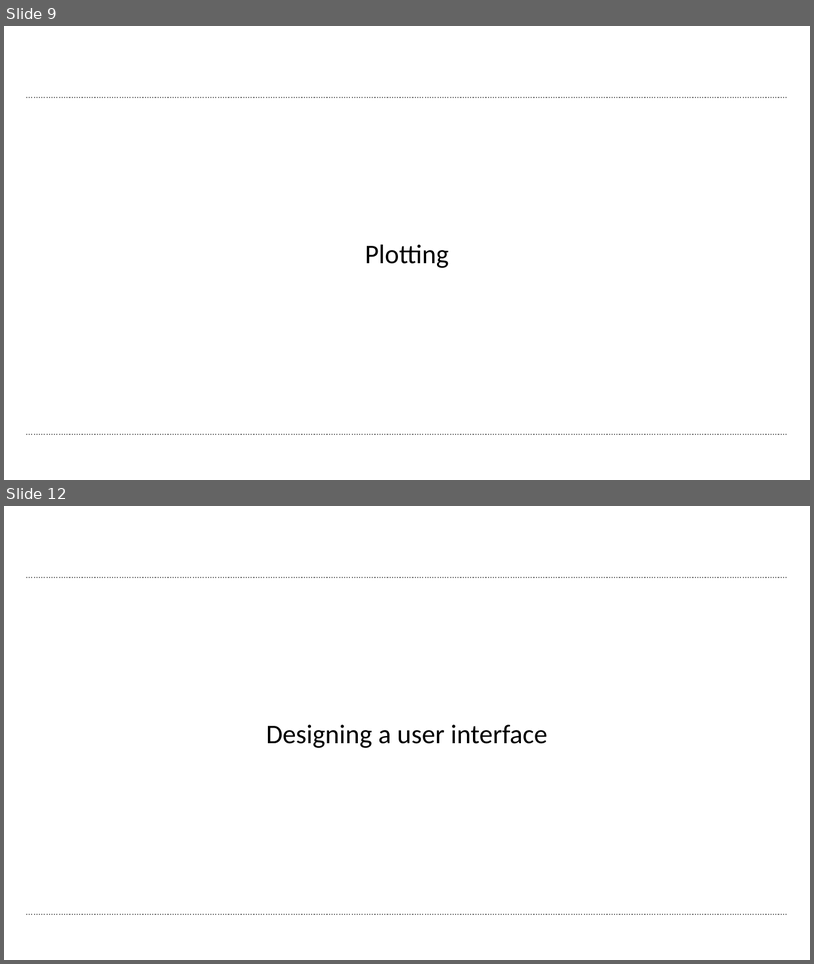
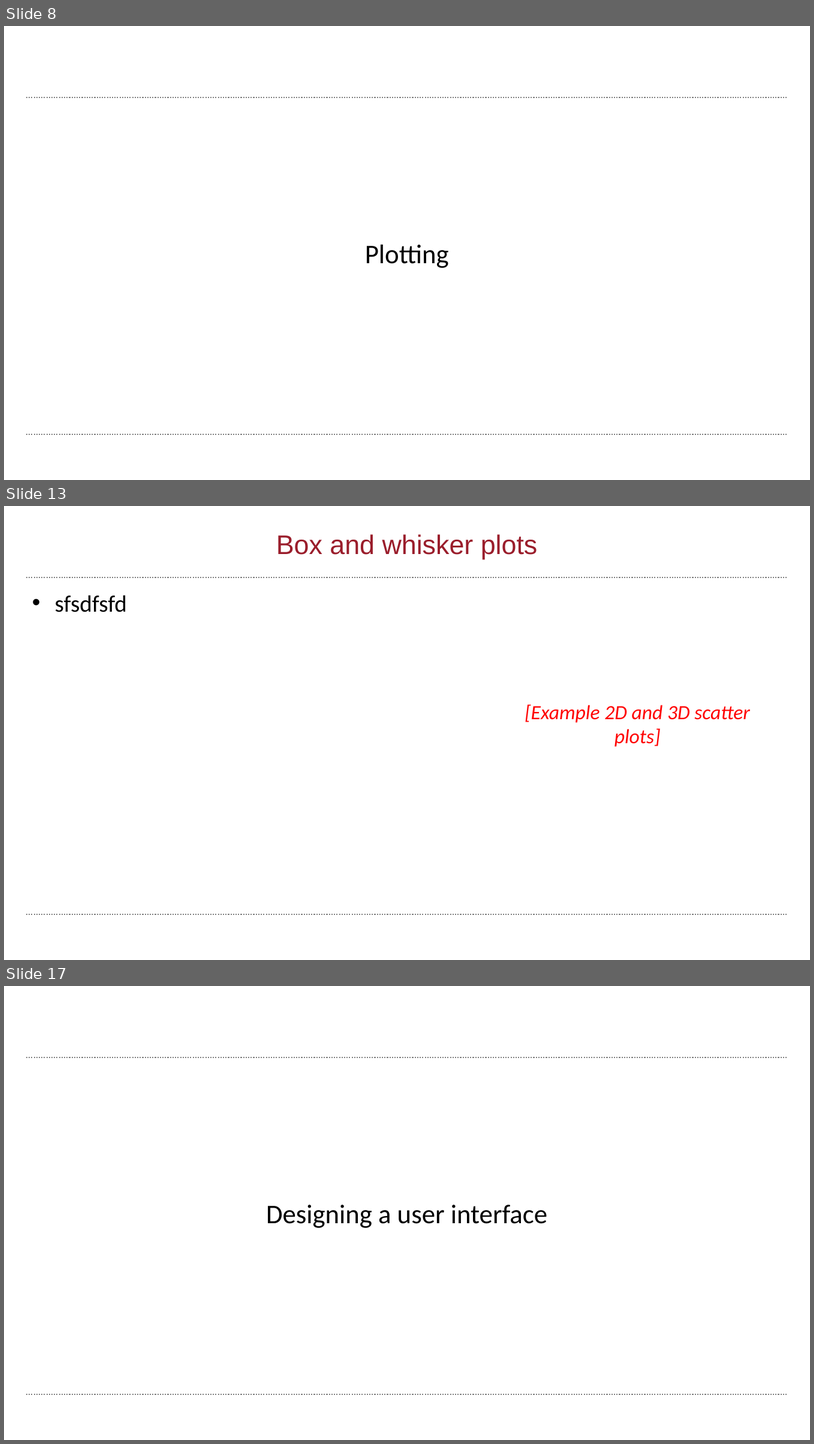
Before and after one commit to wbif-bristol/MATLAB-course, a slide deck: Session 4 - Figures and plotting/MATLAB Session 4.pptx. Shown one above the other, each under a label of ours: slides 9 and 12 before the commit, slides 8, 13 and 17 after it; the slides between them are not shown. The pictures are 814x964 and 814x1444 pixels, drawn with LibreOffice and Linux fonts; fonts in the diff are those of the drawing; background and template pictures are left out. Boxes give left, top, right and bottom in pixels: in the first picture for what was removed or moved away, otherwise in the second. Text is boxed around its words. In the diff, an @@ line names an element or a change of style, - is before the commit and + after.

```diff
--- a/Session 4 - Figures and plotting/MATLAB Session 4.pptx
+++ b/Session 4 - Figures and plotting/MATLAB Session 4.pptx
@@ slide 13 added at (4, 506, 810, 960), background #FFFFFF; not listed: 2 template elements that a slide beside it also shows @@
@@ title added at (276, 534, 538, 559), 32 pt, text #9A1D2B @@
+Box and whisker plots
@@ text added at (55, 595, 127, 612), 28 pt, text #000000 @@
+• sfsdfsfd
@@ text added at (525, 704, 750, 747), 24 pt, text #FF0000, italic @@
+[Example 2D and 3D scatter plots]
@@ what was slide 9 is now slide 8 @@
@@ what was slide 12 is now slide 17 @@
```
Also in this commit, not shown: 6 slides changed, 5 other slides added, 1 slide removed, 4 other files.
